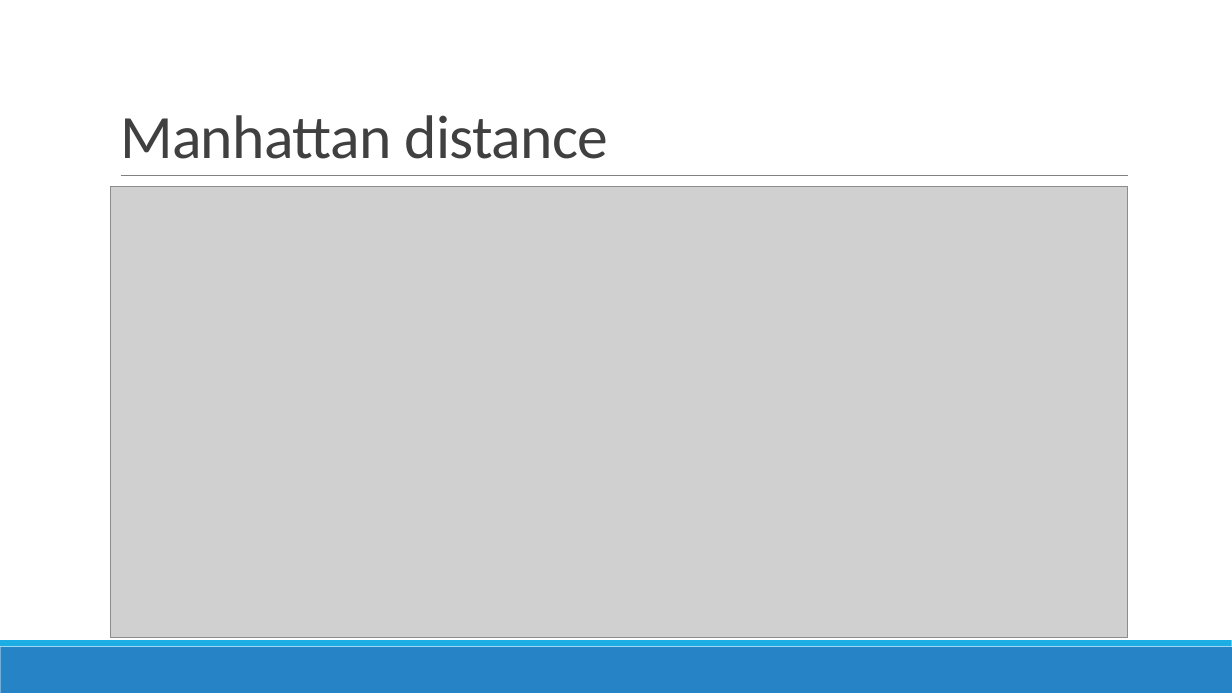
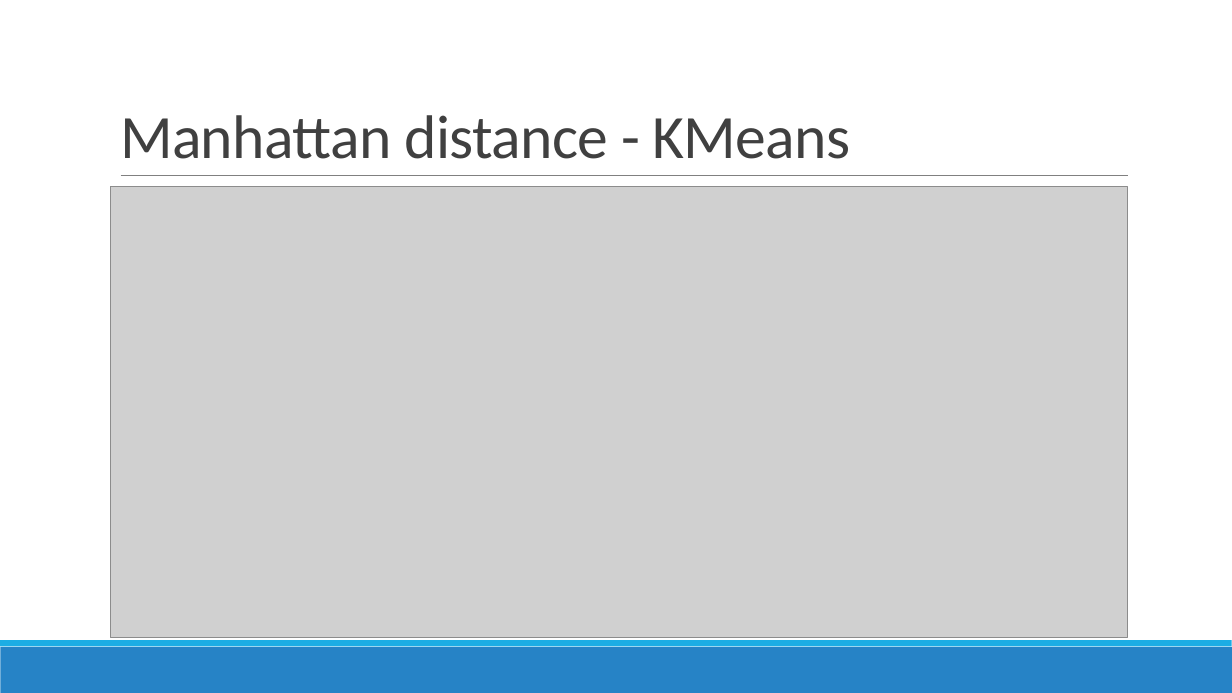
Before and after one commit to prajitdas/AndroidAnalytics, a slide deck: slide 12 of documentation/presentations/Google Play Store - Prajit.pptx (slide 16 before the commit). Drawn at 1232x693 pixels with LibreOffice and Linux fonts; fonts in the diff are those of the drawing; grey boxes stand for pictures. Boxes give left, top, right and bottom in pixels: in the first picture for what was removed or moved away, otherwise in the second. Text is boxed around its words. In the diff, an @@ line names an element or a change of style, - is before the commit and + after.

```diff
--- a/documentation/presentations/Google Play Store - Prajit.pptx
+++ b/documentation/presentations/Google Play Store - Prajit.pptx
@@ title at [120, 115, 850, 159]: text changed @@
-Manhattan distance
+Manhattan distance - KMeans
```
Also in this commit, not shown: 3 other slides changed, 5 slides added, 1 slide removed.
